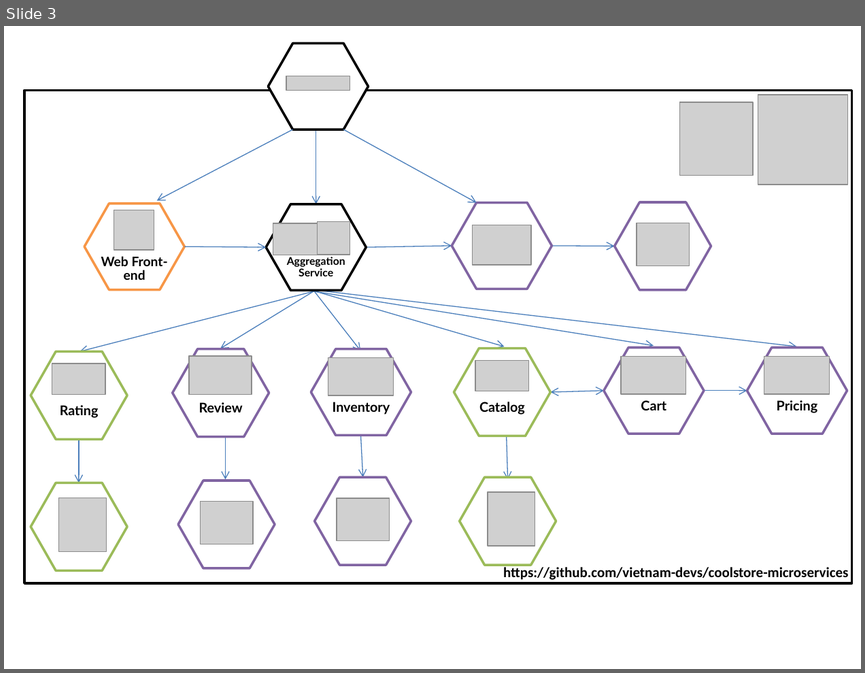
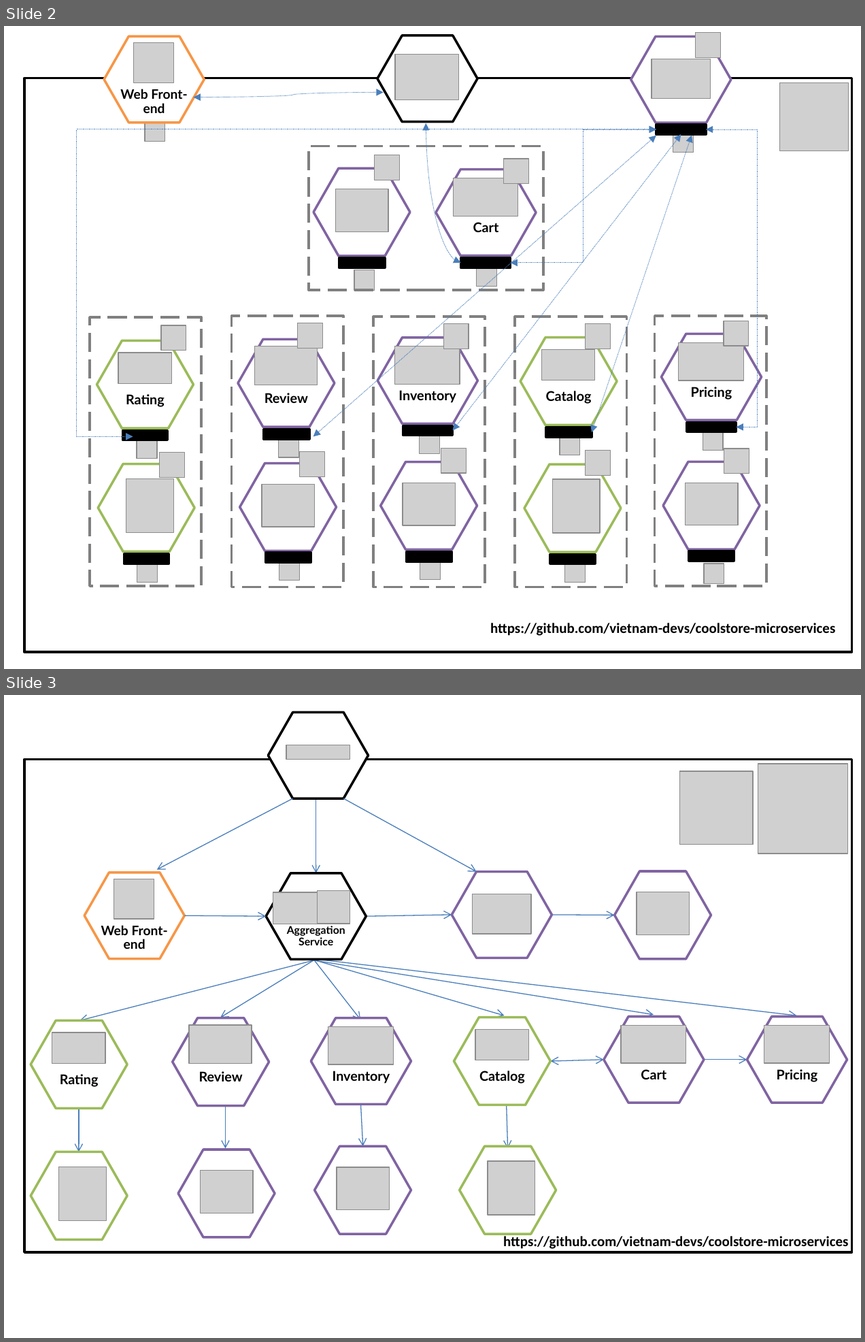
Before and after one commit to ProgrammeChef/microservices-coolstore, a slide deck: assets/state-of-the-art.pptx. Shown one above the other, each under a label of ours: slide 3 before the commit, slides 2 and 3 after it. The pictures are 865x673 and 865x1342 pixels, drawn with LibreOffice and Linux fonts; fonts in the diff are those of the drawing; grey boxes stand for pictures. Boxes give left, top, right and bottom in pixels: in the first picture for what was removed or moved away, otherwise in the second. Text is boxed around its words. In the diff, an @@ line names an element or a change of style, - is before the commit and + after.

```diff
--- a/assets/state-of-the-art.pptx
+++ b/assets/state-of-the-art.pptx
@@ slide 2 added at bbox=[4, 26, 861, 669], background #FFFFFF @@
@@ hexagon added at bbox=[104, 36, 205, 123], fill #FFFFFF, outline #F79646 2 pt, 11 pt, text #000000, bold @@
+Web Front-end
@@ picture added at bbox=[133, 43, 173, 83] @@
@@ hexagon added at bbox=[377, 36, 478, 122], fill #FFFFFF, outline #000000 2 pt @@
@@ group added at bbox=[631, 33, 732, 152]: 3 pictures, 1 hexagon, 1 rectangle @@
@@ picture added at bbox=[395, 55, 458, 101] @@
@@ rectangle added at bbox=[24, 78, 851, 652], fill #FFFFFF, outline #000000 2 pt @@
@@ picture added at bbox=[779, 82, 848, 151] @@
@@ curved double arrow added from (193, 97) to (383, 92), #4B7EBC 0.5 pt dashed @@
@@ picture added at bbox=[145, 121, 165, 142] @@
@@ curved double arrow added from (426, 123) to (461, 263), #4B7EBC 0.5 pt dashed @@
@@ elbow double arrow added from (133, 437) to (656, 129), #4B7EBC 0.5 pt dashed @@
@@ group added at bbox=[308, 146, 543, 291]: 6 pictures, 3 rectangles, 2 hexagons @@
+Cart
@@ double arrow added from (313, 437) to (656, 135), #4B7EBC 0.5 pt dashed @@
@@ double arrow added from (453, 431) to (681, 134), #4B7EBC 0.5 pt dashed @@
@@ elbow double arrow added from (511, 263) to (656, 129), #4B7EBC 0.5 pt dashed @@
@@ double arrow added from (592, 432) to (691, 135), #4B7EBC 0.5 pt dashed @@
@@ elbow double arrow added from (706, 129) to (736, 427), #4B7EBC 0.5 pt dashed @@
@@ group added at bbox=[232, 316, 343, 586]: 6 pictures, 3 rectangles, 2 hexagons @@
+Review
@@ group added at bbox=[373, 316, 485, 586]: 6 pictures, 3 rectangles, 2 hexagons @@
+Inventory
@@ group added at bbox=[515, 316, 626, 586]: 6 pictures, 3 rectangles, 2 hexagons @@
+Catalog
@@ group added at bbox=[654, 316, 766, 586]: 6 pictures, 3 rectangles, 2 hexagons @@
+Pricing
@@ group added at bbox=[90, 317, 201, 586]: 6 pictures, 3 rectangles, 2 hexagons @@
+Rating
@@ text added at bbox=[490, 622, 835, 635], 12 pt, text #000000, bold @@
+https://github.com/vietnam-devs/coolstore-microservices
```
Also in this commit, not shown: 1 other file.
